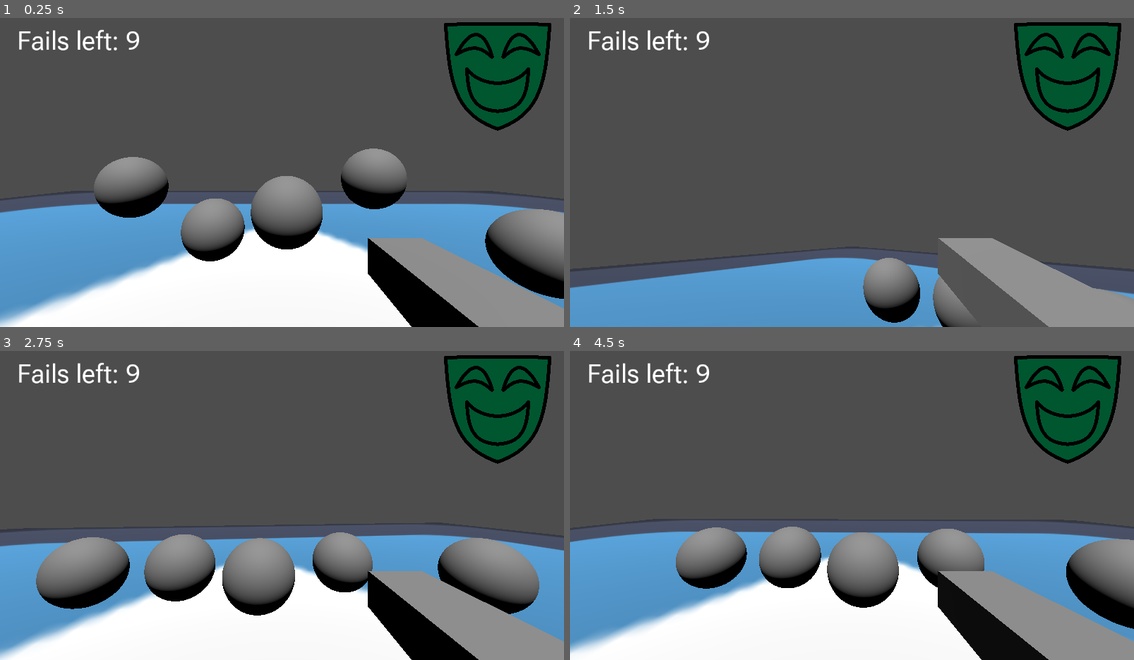
Above: before the commit, frames 1-4 (two rows, left to right).
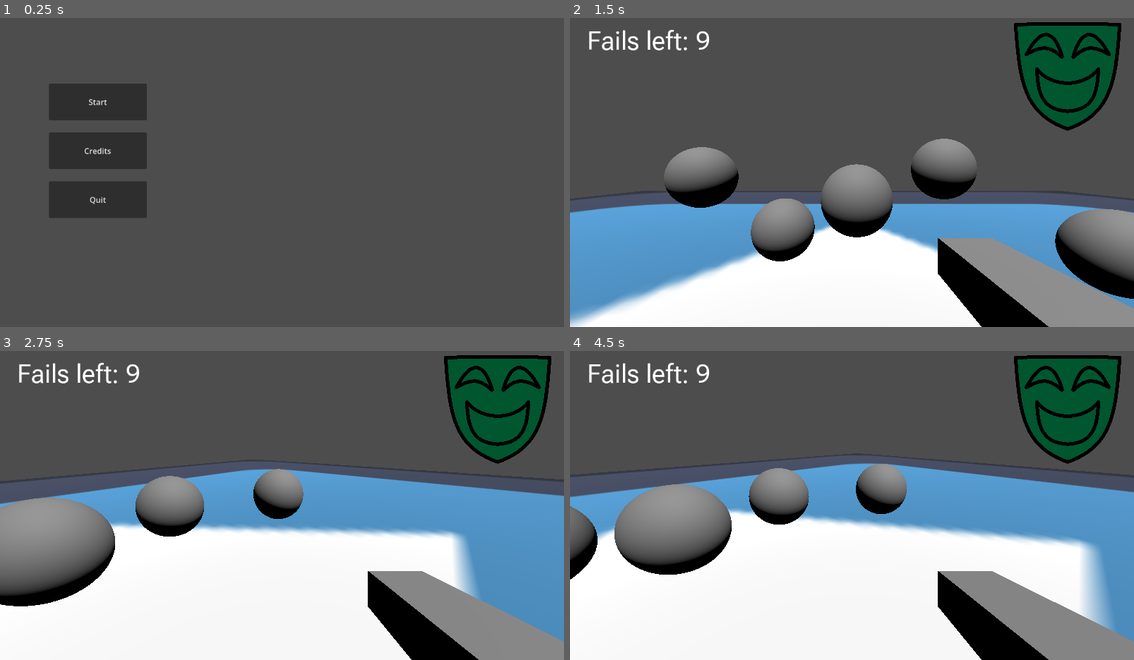
Above: after the commit, the same moments.

Repository: makezig/MaskGame
Game: Godot game, scene res://UI/MainMenu.tscn
The game is run twice, just before and just after one commit, with the same random seed, the same clock (stepped at 60 frames per second) and the same inputs. Before the commit the project starts from res://Scenes/MainLevel.tscn. The engine's default icon, where the game draws it, is replaced by a stand-in: a white triangle on a blue panel in a dark square.
Inputs (mouse positions are in pixels of both pictures, inside the frame that each line leads up to):
- Up to frame 1 (0.25 s): no input
- Up to frame 2 (1.5 s): click (665, 150) at 0.5 s, where only the run after the commit has a clickable "Credits"; click (665, 101) at 1.25 s, where only the run after the commit has a clickable "Start"
- Up to frame 3 (2.75 s): move the mouse to (310, 499) at 2.02 s; press the mouse at (310, 499) at 2.03 s
- Up to frame 4 (4.5 s): tap Enter at 2.75, 4.25 s; move the mouse to (823, 502) at 2.77 s; release the mouse at (823, 502) at 2.78 s; tap E (Place) at 2.85, 4.35 s; tap Space at 3.5 s; move the mouse to (863, 496) at 3.52 s; press the mouse at (863, 496) at 3.53 s; move the mouse to (846, 505) at 4.27 s; release the mouse at (846, 505) at 4.28 s

The runs differ from the first frame. In frame 1, 53% of the frame differs, in the area x 0-100%, y 1-100%; in frame 2, 39%; in frame 3, 38%; in frame 4, 40%.

Commit message:
Added basic menu functionality

Diff:
--- a/mask-game/Scenes/MainLevel.gd
+++ b/mask-game/Scenes/MainLevel.gd
@@ -1,9 +1,11 @@
-extends Node
+extends Node3D
 
 @onready var hud_scene := preload("res://UI/IngameUI.tscn")
 @onready var player_character := preload("res://Player/test.tscn")
 
-# Called when the node enters the scene tree for the first time.
+const PAUSE_MENU_SCENE := "res://UI/PauseMenu.tscn"
+var pause_menu: Control = null
+
 func _ready() -> void:
 	var hud = hud_scene.instantiate()
 	add_child(hud)
@@ -11,7 +13,30 @@
 	var player = player_character.instantiate()
 	add_child(player)
 
-
-# Called every frame. 'delta' is the elapsed time since the previous frame.
 func _process(delta: float) -> void:
 	pass
+
+func _input(event):
+	if event.is_action_pressed("ui_cancel"):  # Esc key
+		if pause_menu and pause_menu.visible:
+			resume_game()
+		else:
+			show_pause_menu()
+
+func show_pause_menu():
+	if pause_menu == null:
+		# Load the pause menu scene
+		var scene_res = load(PAUSE_MENU_SCENE)
+		pause_menu = scene_res.instantiate() as Control
+		# Add to scene tree
+		add_child(pause_menu)
+		# Make sure in editor: Pause → Mode = Process
+	get_tree().paused = true
+	pause_menu.visible = true
+	Input.set_mouse_mode(Input.MOUSE_MODE_VISIBLE)
+
+func resume_game():
+	if pause_menu:
+		pause_menu.visible = false
+	get_tree().paused = false
+	Input.set_mouse_mode(Input.MOUSE_MODE_CAPTURED)
--- /dev/null
+++ b/mask-game/UI/MainMenu.tscn
@@ -0,0 +1,76 @@
+[gd_scene format=3 uid="uid://blg57qo672w3u"]
+
+[ext_resource type="Script" uid="uid://beyhw7jty2oyg" path="res://UI/MainMenuScript.gd" id="1_uahxu"]
+
+[node name="MainMenu" type="Control" unique_id=2022857961]
+layout_mode = 3
+anchors_preset = 15
+anchor_right = 1.0
+anchor_bottom = 1.0
+grow_horizontal = 2
+grow_vertical = 2
+
+[node name="Buttons" type="Control" parent="." unique_id=296897060]
+layout_mode = 1
+anchors_preset = 4
+anchor_top = 0.5
+anchor_bottom = 0.5
+offset_left = 100.0
+offset_top = -174.0
+offset_right = 300.0
+offset_bottom = 176.0
+grow_vertical = 2
+script = ExtResource("1_uahxu")
+
+[node name="StartButton" type="Button" parent="Buttons" unique_id=2122975341]
+layout_mode = 1
+anchors_preset = 5
+anchor_left = 0.5
+anchor_right = 0.5
+offset_left = -100.0
+offset_right = 100.0
+offset_bottom = 75.0
+grow_horizontal = 2
+text = "Start"
+
+[node name="CreditsButton" type="Button" parent="Buttons" unique_id=243894096]
+layout_mode = 1
+anchors_preset = 5
+anchor_left = 0.5
+anchor_right = 0.5
+offset_left = -100.0
+offset_top = 100.0
+offset_right = 100.0
+offset_bottom = 175.0
+grow_horizontal = 2
+text = "Credits
+"
+
+[node name="QuitButton" type="Button" parent="Buttons" unique_id=1565280647]
+layout_mode = 1
+anchors_preset = 5
+anchor_left = 0.5
+anchor_right = 0.5
+offset_left = -100.0
+offset_top = 200.0
+offset_right = 100.0
+offset_bottom = 275.0
+grow_horizontal = 2
+text = "Quit"
+
+[node name="CreditsLabel" type="Label" parent="Buttons" unique_id=1648397886]
+layout_mode = 1
+anchors_preset = 6
+anchor_left = 1.0
+anchor_top = 0.5
+anchor_right = 1.0
+anchor_bottom = 0.5
+offset_left = 46.0
+offset_top = -160.0
+offset_right = 496.0
+offset_bottom = 90.0
+grow_horizontal = 0
+grow_vertical = 2
+text = "William - UI
+Markus - 3D modeling
+..."
--- /dev/null
+++ b/mask-game/UI/MainMenuScript.gd
@@ -0,0 +1,28 @@
+extends Node  # Or Control if your menu is a UI scene
+
+# Assign these in the editor or via code
+@onready var credits_label: Label = $CreditsLabel
+
+# Path to your main level scene
+const MAIN_LEVEL_SCENE := "res://Scenes/MainLevel.tscn"
+
+func _ready():
+	# Hide the credits label initially
+	credits_label.visible = false
+
+	# Connect buttons (optional if not connected in editor)
+	$StartButton.pressed.connect(start_game)
+	$CreditsButton.pressed.connect(toggle_credits)
+	$QuitButton.pressed.connect(quit_game)
+
+# Start Game button: loads the main level
+func start_game():
+	get_tree().change_scene_to_file(MAIN_LEVEL_SCENE)
+
+# Credits button: toggles the label visibility
+func toggle_credits():
+	credits_label.visible = not credits_label.visible
+
+# Quit button: exits the game
+func quit_game():
+	get_tree().quit()
--- /dev/null
+++ b/mask-game/UI/PauseMenu.tscn
@@ -0,0 +1,50 @@
+[gd_scene format=3 uid="uid://dpaknea183sxy"]
+
+[ext_resource type="Script" uid="uid://ddo4hsk4dyrkt" path="res://UI/PauseMenuScript.gd" id="1_05bun"]
+
+[node name="PauseRoot" type="Control" unique_id=1432227310]
+process_mode = 3
+layout_mode = 3
+anchors_preset = 15
+anchor_right = 1.0
+anchor_bottom = 1.0
+grow_horizontal = 2
+grow_vertical = 2
+script = ExtResource("1_05bun")
+
+[node name="Control" type="Control" parent="." unique_id=943092618]
+layout_mode = 1
+anchors_preset = 8
+anchor_left = 0.5
+anchor_top = 0.5
+anchor_right = 0.5
+anchor_bottom = 0.5
+offset_left = -146.0
+offset_top = -124.0
+offset_right = 144.0
+offset_bottom = 166.0
+grow_horizontal = 2
+grow_vertical = 2
+
+[node name="MainMenuButton" type="Button" parent="Control" unique_id=253881186]
+layout_mode = 1
+anchors_preset = 5
+anchor_left = 0.5
+anchor_right = 0.5
+offset_left = -100.0
+offset_right = 100.0
+offset_bottom = 75.0
+grow_horizontal = 2
+text = "Main Menu"
+
+[node name="ResumeButton" type="Button" parent="Control" unique_id=1330418706]
+layout_mode = 1
+anchors_preset = 5
+anchor_left = 0.5
+anchor_right = 0.5
+offset_left = -100.0
+offset_top = 125.0
+offset_right = 100.0
+offset_bottom = 200.0
+grow_horizontal = 2
+text = "Resume"
--- /dev/null
+++ b/mask-game/UI/PauseMenuScript.gd
@@ -0,0 +1,45 @@
+extends Control
+
+# Path to your main menu scene
+const MAIN_MENU_SCENE := "res://UI/MainMenu.tscn"
+
+# Buttons will be fetched safely in _ready
+var resume_button: Button
+var main_menu_button: Button
+
+func _ready():
+	# Hide the pause menu initially
+	visible = false
+
+	# Fetch buttons safely
+	resume_button = $Control/ResumeButton
+	main_menu_button = $Control/MainMenuButton
+
+	# Connect signals only if the buttons exist
+	if resume_button:
+		resume_button.pressed.connect(resume_game)
+	else:
+		push_warning("ResumeButton not found!")
+
+	if main_menu_button:
+		main_menu_button.pressed.connect(return_to_main_menu)
+	else:
+		push_warning("MainMenuButton not found!")
+
+# Call this to show the pause menu
+func show_pause_menu():
+	get_tree().paused = true
+	visible = true
+	# Make sure the mouse is visible
+	Input.set_mouse_mode(Input.MOUSE_MODE_VISIBLE)
+
+# Resume button: hides the pause menu and unpauses
+func resume_game():
+	visible = false
+	get_tree().paused = false
+	Input.set_mouse_mode(Input.MOUSE_MODE_CAPTURED)
+
+# Main Menu button: unpause and load main menu scene
+func return_to_main_menu():
+	get_tree().paused = false
+	get_tree().change_scene_to_file(MAIN_MENU_SCENE)
--- a/mask-game/project.godot
+++ b/mask-game/project.godot
@@ -11,7 +11,7 @@
 [application]
 
 config/name="MaskGame"
-run/main_scene="uid://bx4gdl8xphuli"
+run/main_scene="uid://blg57qo672w3u"
 config/features=PackedStringArray("4.6", "Forward Plus")
 config/icon="res://icon.svg"
 
Not shown, added: mask-game/UI/MainMenuScript.gd.uid
Not shown, added: mask-game/UI/PauseMenuScript.gd.uid
